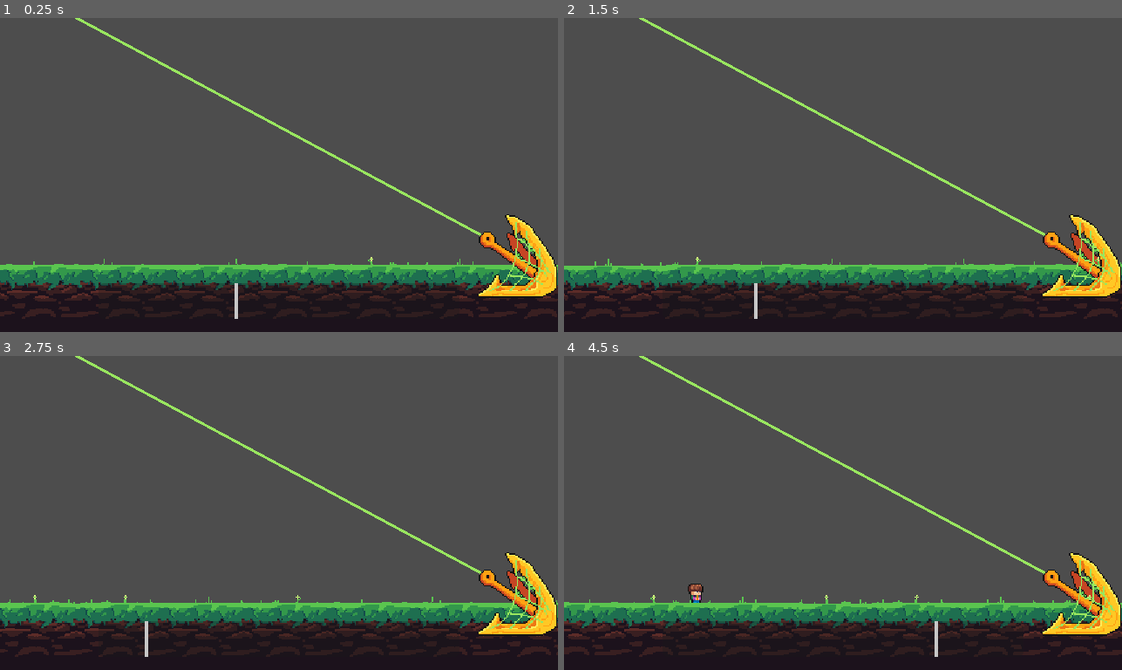
Above: before the commit, frames 1-4 (two rows, left to right).
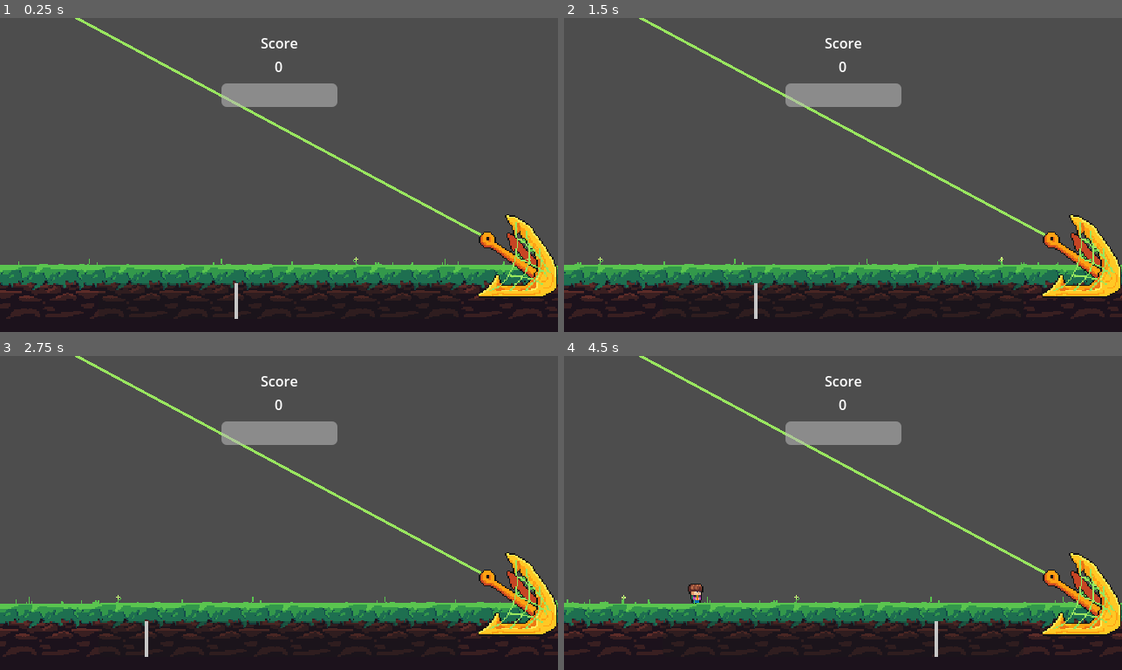
Above: after the commit, the same moments.

Repository: Tenes/mini-jam-153
Game: Godot game, scene res://Scenes/city_scene.tscn
The game is run twice, just before and just after one commit, with the same random seed, the same clock (stepped at 60 frames per second) and the same inputs.
Inputs (mouse positions are in pixels of both pictures, inside the frame that each line leads up to):
- Up to frame 1 (0.25 s): no input
- Up to frame 2 (1.5 s): move the mouse to (965, 159) at 0.52 s; click (965, 159) at 0.6 s; move the mouse to (731, 190) at 1.27 s; right-click (731, 190) at 1.35 s
- Up to frame 3 (2.75 s): move the mouse to (334, 443) at 2.02 s; click (334, 443) at 2.1 s
- Up to frame 4 (4.5 s): move the mouse to (815, 575) at 2.77 s; right-click (815, 575) at 2.85 s; move the mouse to (1010, 560) at 3.52 s; click (1010, 560) at 3.6 s; move the mouse to (675, 465) at 4.27 s; right-click (675, 465) at 4.35 s

The runs differ from the first frame. In frame 1, 6.8% of the frame differs, in the area x 0-100%, y 6-96%; in frame 2, 6.8%; in frame 3, 6.8%; in frame 4, 7.2%.

Commit message:
Fix ui et parallax

Diff:
--- a/Models/Decor/ParallaxNode2D.gd
+++ b/Models/Decor/ParallaxNode2D.gd
@@ -1,6 +1,6 @@
 extends Node2D
 
-@export var offset_scale : Vector2i
+@export var offset_scale : Vector2
 @export var repeat : Vector2i
 
 var child : Node2D
@@ -23,4 +23,4 @@
 	pass # Replace with function body.
 
 func _process(delta):
-	position = Vector2i(fmod(container.offset.x, repeat.x), position.y) * offset_scale
+	position = Vector2(fmod(container.offset.x * offset_scale.x, repeat.x), position.y)
--- a/Models/Decor/parallax_container_node_2d.tscn
+++ b/Models/Decor/parallax_container_node_2d.tscn
@@ -9,7 +9,7 @@
 
 [node name="ParallaxNode2D" type="Node2D" parent="."]
 script = ExtResource("2_viebs")
-offset_scale = Vector2i(1, 0)
+offset_scale = Vector2(0.5, 0)
 repeat = Vector2i(640, 0)
 
 [node name="Terrain01" type="Sprite2D" parent="ParallaxNode2D"]
--- a/Models/UI/ui.tscn
+++ b/Models/UI/ui.tscn
@@ -1,6 +1,7 @@
-[gd_scene load_steps=2 format=3 uid="uid://djreke1bdr6mw"]
+[gd_scene load_steps=3 format=3 uid="uid://djreke1bdr6mw"]
 
 [ext_resource type="PackedScene" uid="uid://8j55homb7oys" path="res://Models/UI/ActionProgressBar/action_progress_bar.tscn" id="1_adrj5"]
+[ext_resource type="Script" path="res://Models/UI/ui.gd" id="1_pnhuf"]
 
 [node name="UI" type="Control"]
 layout_mode = 3
@@ -10,6 +11,7 @@
 grow_horizontal = 2
 grow_vertical = 2
 mouse_filter = 2
+script = ExtResource("1_pnhuf")
 
 [node name="MarginContainer" type="MarginContainer" parent="."]
 layout_mode = 1
@@ -27,3 +29,43 @@
 
 [node name="ActionProgressBar" parent="MarginContainer" instance=ExtResource("1_adrj5")]
 layout_mode = 2
+
+[node name="HealthBar" type="ProgressBar" parent="."]
+layout_mode = 1
+anchors_preset = 8
+anchor_left = 0.5
+anchor_top = 0.5
+anchor_right = 0.5
+anchor_bottom = 0.5
+offset_left = -66.5
+offset_top = -105.5
+offset_right = 66.5
+offset_bottom = -78.5
+grow_horizontal = 2
+grow_vertical = 2
+mouse_filter = 2
+max_value = 3.0
+step = 1.0
+value = 3.0
+show_percentage = false
+
+[node name="ScoreContainer" type="VBoxContainer" parent="."]
+layout_mode = 1
+anchors_preset = 5
+anchor_left = 0.5
+anchor_right = 0.5
+offset_left = -21.5
+offset_top = 17.0
+offset_right = 21.5
+offset_bottom = 67.0
+grow_horizontal = 2
+mouse_filter = 2
+
+[node name="ScoreTitle" type="Label" parent="ScoreContainer"]
+layout_mode = 2
+text = "Score"
+horizontal_alignment = 1
+
+[node name="ScoreValue" type="Label" parent="ScoreContainer"]
+layout_mode = 2
+horizontal_alignment = 1
